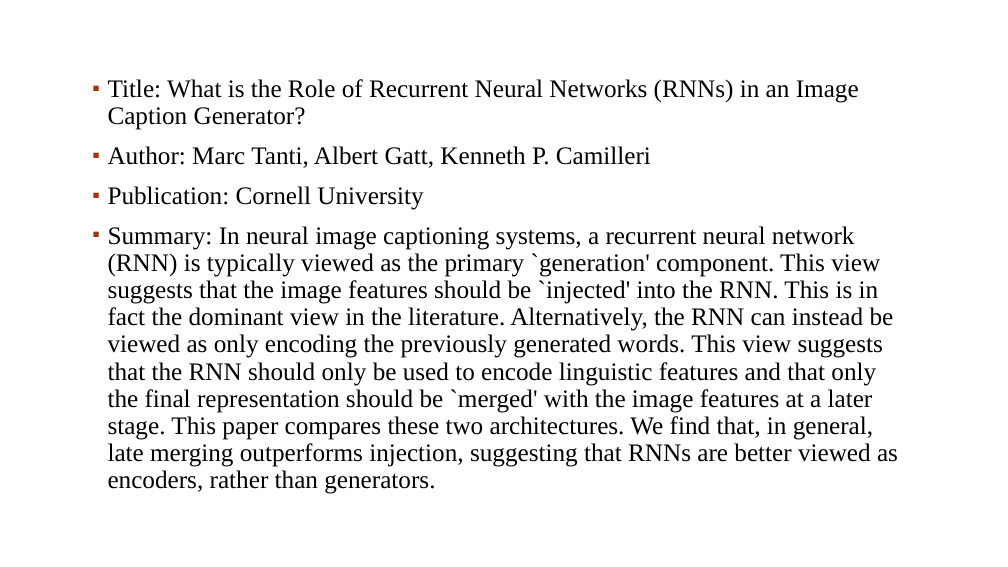
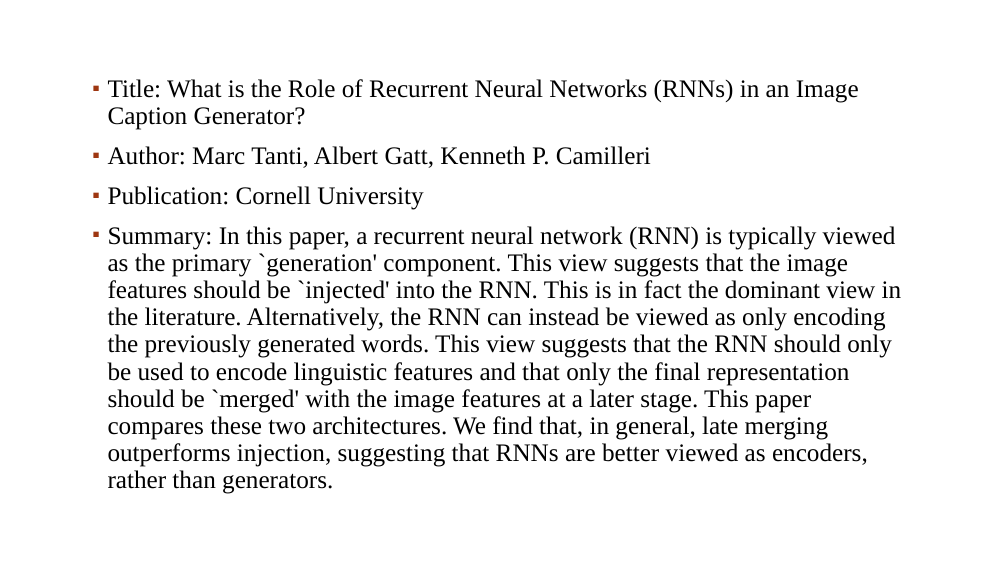
Before and after one commit to vijaykumarrpai/mca-code, a slide deck: slide 8 of 6th Sem/Caption Generator - Second Presentation.pptx. Drawn at 1008x567 pixels with LibreOffice and Linux fonts; fonts in the diff are those of the drawing; background and template pictures are left out. Boxes give left, top, right and bottom in pixels: in the first picture for what was removed or moved away, otherwise in the second. Text is boxed around its words. In the diff, an @@ line names an element or a change of style, - is before the commit and + after.

```diff
--- a/6th Sem/Caption Generator - Second Presentation.pptx
+++ b/6th Sem/Caption Generator - Second Presentation.pptx
@@ text at <box>108,226,902,494</box>: text changed @@
-▪ Summary: In neural image captioning systems, a recurrent neural network (RNN) is typically viewed as the primary `generation' component. This view suggests that the image features should be `injected' into the RNN. This is in fact the dominant view in the literature. Alternatively, the RNN can instead be viewed as only encoding the previously generated words. This view suggests that the RNN should only be used to encode linguistic features and that only the final representation should be `merged' with the image features at a later stage. This paper compares these two architectures. We find that, in general, late merging outperforms injection, suggesting that RNNs are better viewed as encoders, rather than generators.
+▪ Summary: In this paper, a recurrent neural network (RNN) is typically viewed as the primary `generation' component. This view suggests that the image features should be `injected' into the RNN. This is in fact the dominant view in the literature. Alternatively, the RNN can instead be viewed as only encoding the previously generated words. This view suggests that the RNN should only be used to encode linguistic features and that only the final representation should be `merged' with the image features at a later stage. This paper compares these two architectures. We find that, in general, late merging outperforms injection, suggesting that RNNs are better viewed as encoders, rather than generators.
```
Also in this commit, not shown: 7 other slides changed, 7 slides added, 11 other files.
